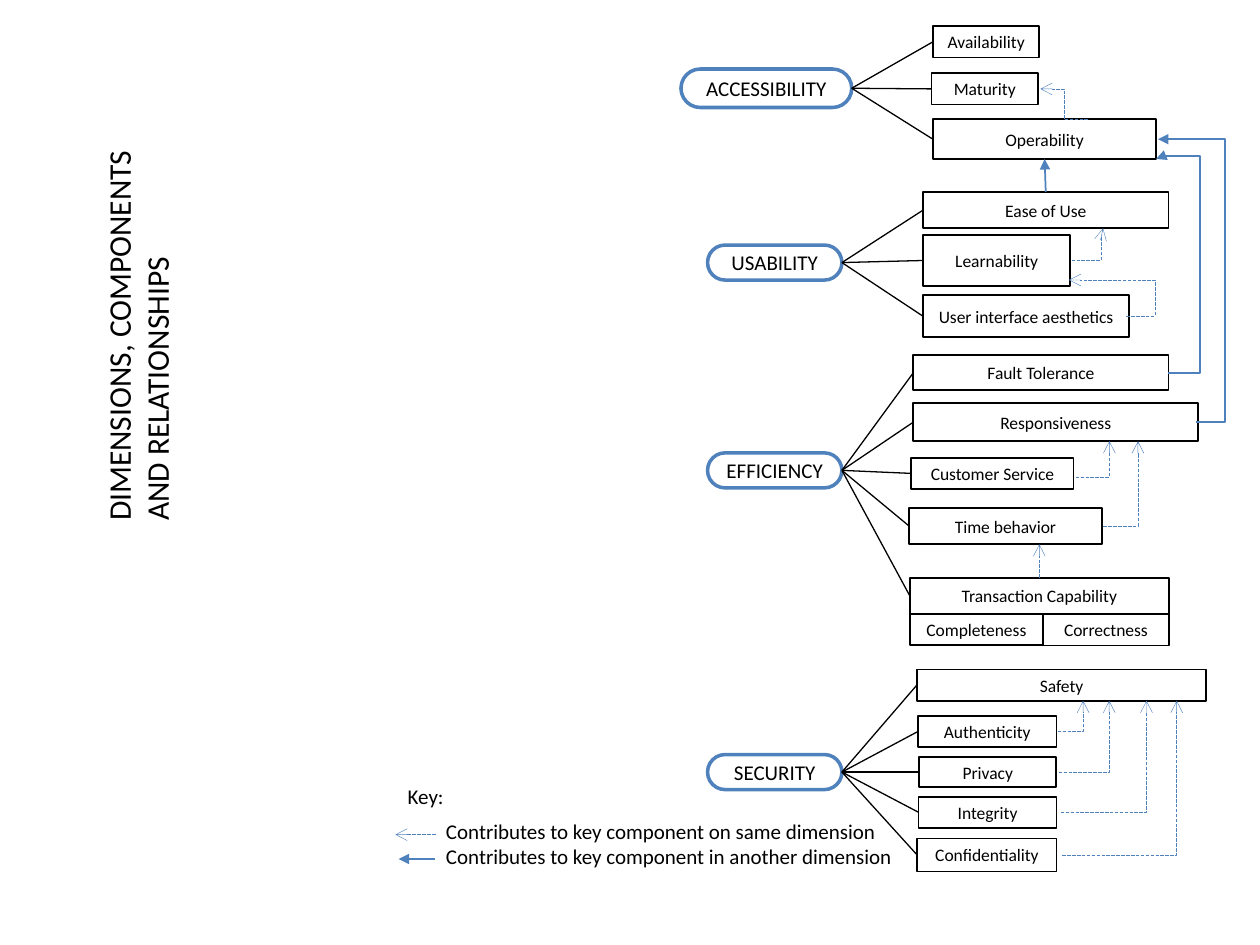
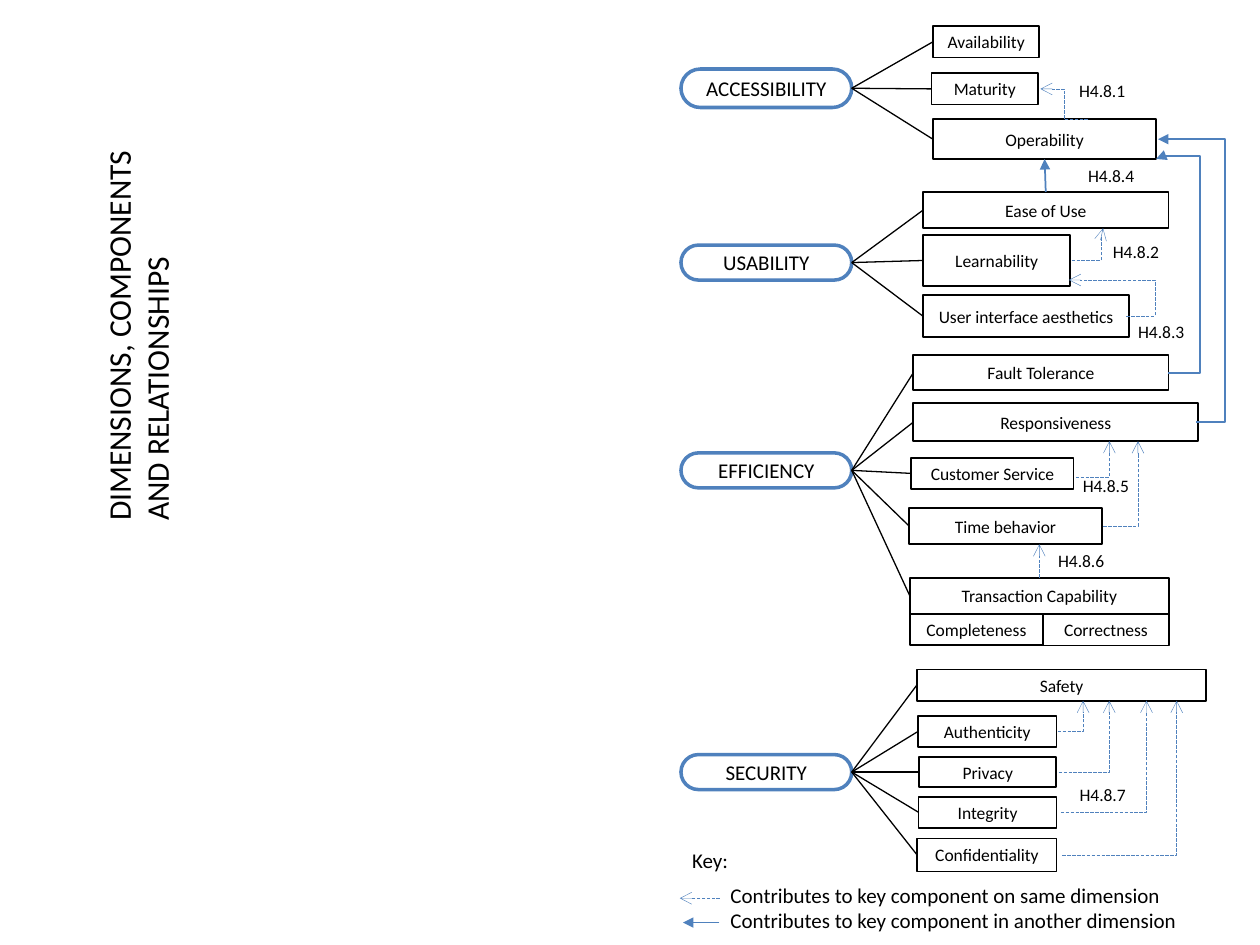
Before and after one commit to paxian/finalexam, a slide deck: slide 10 of model.pptx. Drawn at 1260x945 pixels with LibreOffice and Linux fonts; fonts in the diff are those of the drawing. Boxes give left, top, right and bottom in pixels: in the first picture for what was removed or moved away, otherwise in the second. Text is boxed around its words. In the diff, an @@ line names an element or a change of style, - is before the commit and + after.

```diff
--- a/model.pptx
+++ b/model.pptx
@@ text added at box(1079, 85, 1125, 97), 10 pt, text #000000 @@
+H4.8.1
@@ text added at box(1088, 170, 1134, 182), 10 pt, text #000000 @@
+H4.8.4
@@ line moved from (924, 210) - (842, 262) to (924, 210) - (852, 262) @@
@@ rounded rectangle "USABILITY": place and size @@
-rounded rectangle "USABILITY" at box(708, 246, 843, 281)
+rounded rectangle "USABILITY" at box(680, 246, 852, 281)
@@ line moved from (924, 316) - (842, 262) to (924, 316) - (852, 262) @@
@@ line moved from (924, 261) - (842, 262) to (924, 261) - (852, 262) @@
@@ text added at box(1113, 246, 1159, 258), 10 pt, text #000000 @@
+H4.8.2
@@ text added at box(1138, 326, 1184, 338), 10 pt, text #000000 @@
+H4.8.3
@@ line moved from (914, 373) - (842, 470) to (914, 373) - (852, 470) @@
@@ line moved from (914, 422) - (842, 470) to (914, 422) - (852, 470) @@
@@ rounded rectangle "EFFICIENCY": place and size @@
-rounded rectangle "EFFICIENCY" at box(708, 452, 843, 488)
+rounded rectangle "EFFICIENCY" at box(680, 452, 852, 488)
@@ line moved from (910, 596) - (842, 470) to (910, 596) - (852, 470) @@
@@ line moved from (910, 527) - (842, 470) to (910, 527) - (852, 470) @@
@@ line moved from (911, 474) - (842, 470) to (911, 474) - (852, 470) @@
@@ text added at box(1083, 480, 1129, 492), 10 pt, text #000000 @@
+H4.8.5
@@ text added at box(1058, 555, 1104, 567), 10 pt, text #000000 @@
+H4.8.6
@@ line moved from (917, 685) - (842, 772) to (917, 685) - (852, 772) @@
@@ line moved from (919, 732) - (842, 772) to (919, 732) - (852, 772) @@
@@ rounded rectangle "SECURITY": place and size @@
-rounded rectangle "SECURITY" at box(708, 755, 843, 790)
+rounded rectangle "SECURITY" at box(680, 755, 852, 790)
@@ line moved from (917, 856) - (842, 772) to (917, 856) - (852, 772) @@
@@ line moved from (919, 813) - (842, 772) to (919, 813) - (852, 772) @@
@@ line moved from (920, 772) - (842, 772) to (920, 772) - (852, 772) @@
@@ text added at box(1080, 789, 1126, 801), 10 pt, text #000000 @@
+H4.8.7
@@ 2 texts, 2 arrows: place and size @@
-2 texts, 2 arrows at box(396, 790, 891, 868)
+2 texts, 2 arrows at box(680, 854, 1176, 932)
```
Also in this commit, not shown: 12 other slides changed, 1 slide added, 2 other files.
